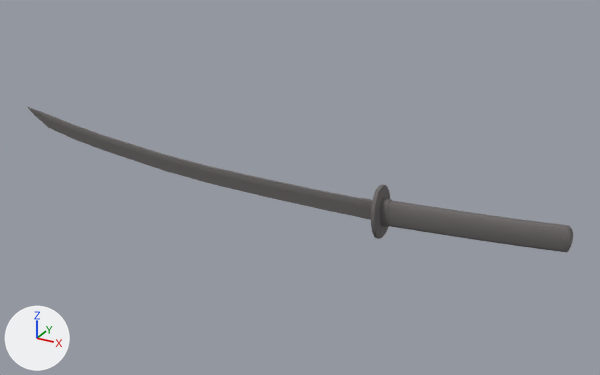
The FBX model Assets/Katana_WIP/Katana.FBX: old version first, new version second.
The view is the same before and after, from a 50 mm camera at (887.0, -1409.0, 684.0) aimed at (89.0, 42.0, -41.0). Lighting does not change. The marker at lower left points along +X, +Y and +Z. Where no turn or scale is listed for an object, it has been applied to the vertices.

Names of what the first picture shows: 'Blade_LP', 'Handle_LP'.
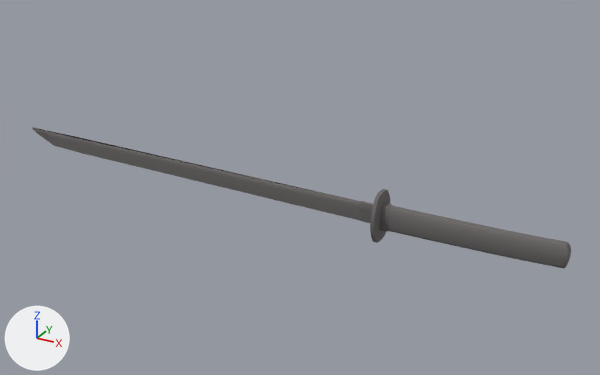
Commit message: Changed katana model a bit
Edited katana's curve to straight.

Where the change shows, as pixel boxes [x1, y1, x2, y2] in the pictures (600 x 375 px):
'Handle_LP', moved, turned
    before: [371, 184, 573, 252]
    after: [370, 189, 571, 268]
'Blade_LP', deleted
    before: [28, 107, 373, 220]
'Plane002', added
    after: [32, 127, 373, 223]

The change, as a diff of the scene's bpy script:
```diff
--- a/Assets/Katana_WIP/Katana.FBX.py
+++ b/Assets/Katana_WIP/Katana.FBX.py
@@ me_mesh_1 @@
+me_mesh_1.from_pydata(...)  # 72 vertices, 52 faces; spans x -507.0..445.0, y -6.0..6.0, z -73.0..-24.0
+me_mesh_1.materials.append(mat_01___default)  # dark grey #6c6868
@@ ob_blade_lp @@
-ob_blade_lp = bpy.data.objects.new('Blade_LP', me_mesh)
-ob_blade_lp.location = (496.0, 0.0, -22.0)
@@ ob_handle_lp @@
 ob_handle_lp = bpy.data.objects.new('Handle_LP', me_mesh_001)
-ob_handle_lp.parent = ob_lp
-ob_handle_lp.location = (491.9, 0.0, 4.804)
-ob_handle_lp.rotation_euler = (1.571, -0.0824, 0.0)  # degrees (90, -4.7, 0)
+ob_handle_lp.location = (496.1, 0.0, -44.49)
+ob_handle_lp.rotation_euler = (1.571, -0.0173, 0.0)  # degrees (90, -1, 0)
@@ ob_plane002 @@
+ob_plane002 = bpy.data.objects.new('Plane002', me_mesh_1)
+ob_plane002.location = (-148.0, 0.0, 6.0)
```
